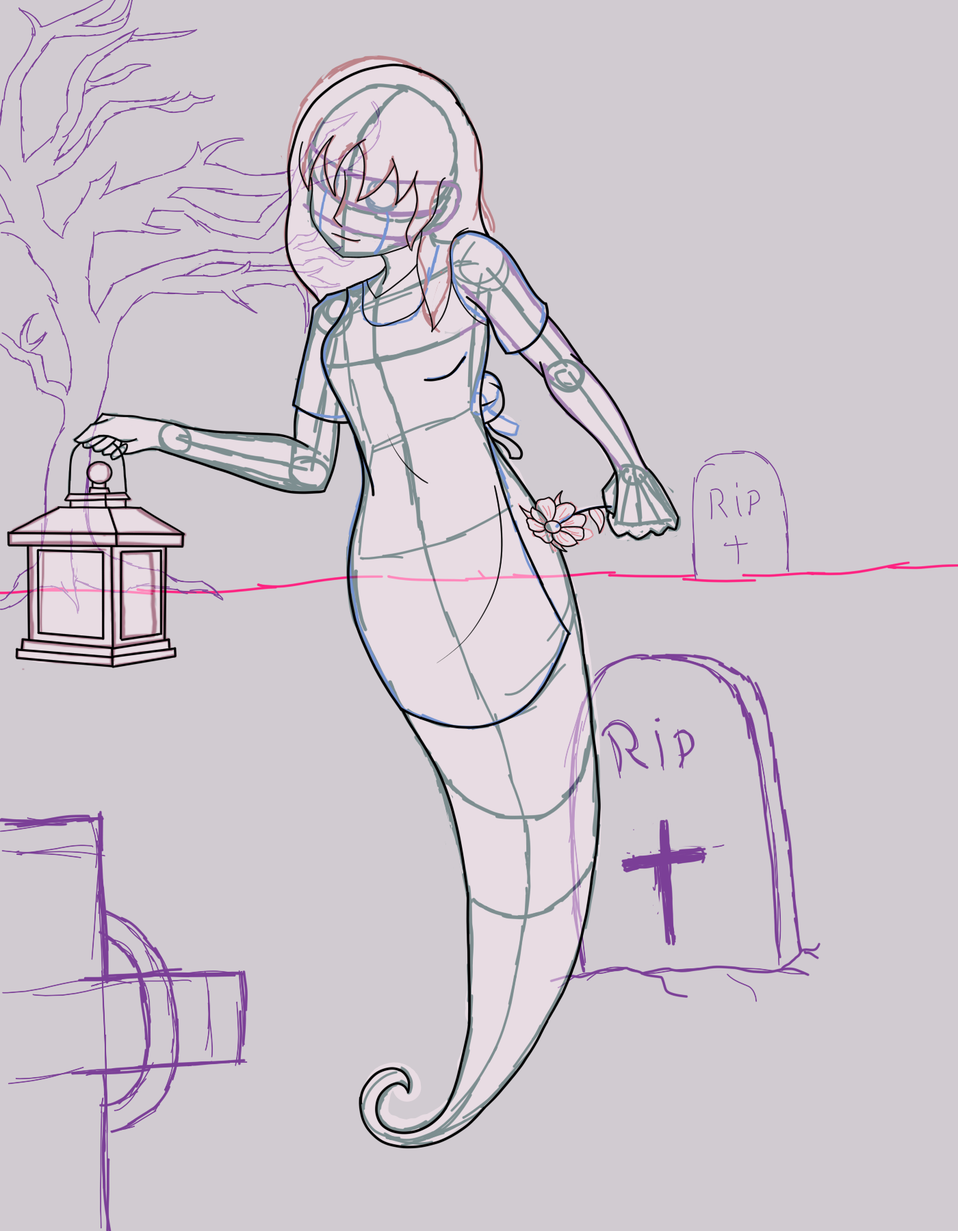
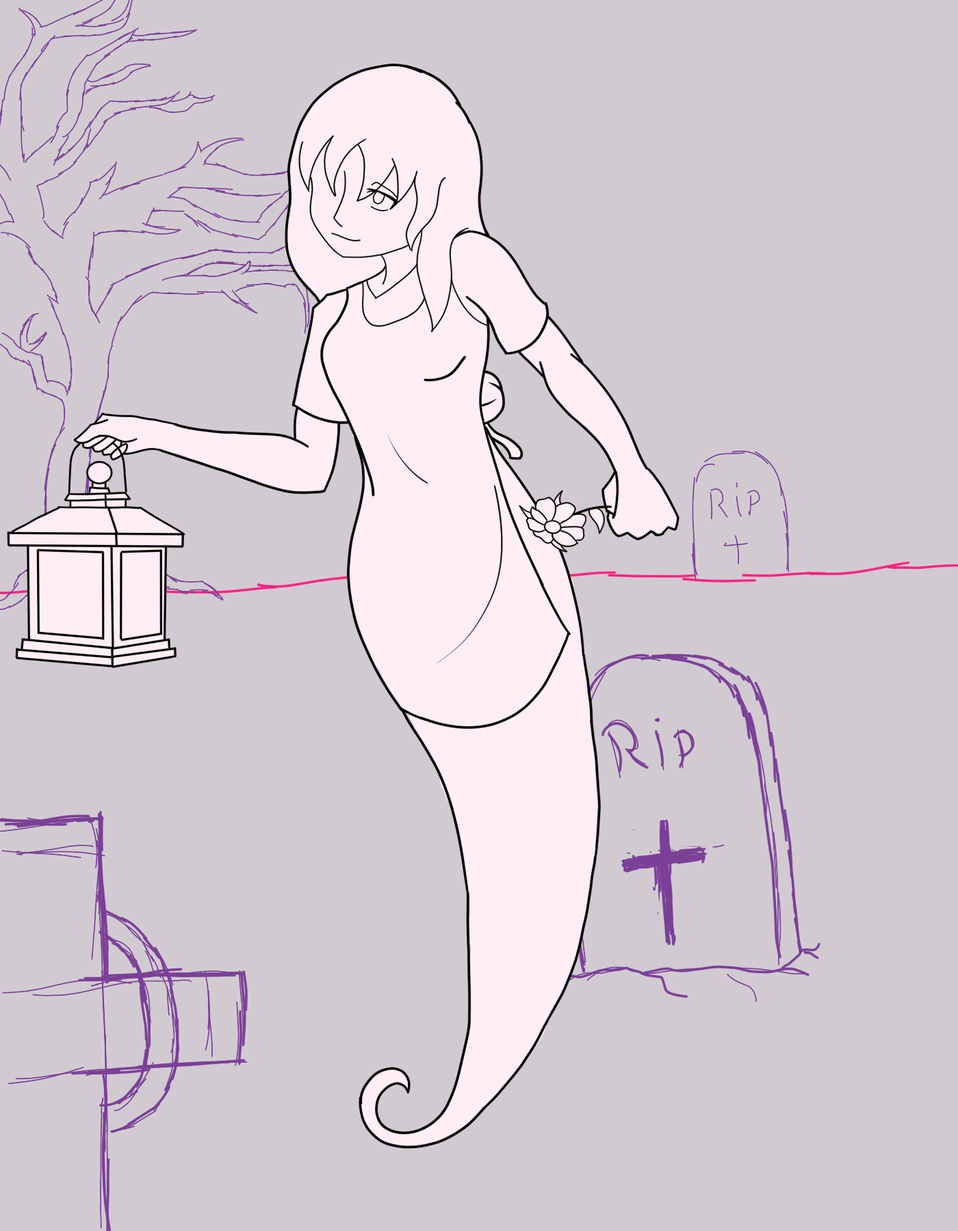
The second (958, 1231) image is a revision of the first. Changes to its layers:
painted on "Paint Layer 9 Merged" over (6, 54, 682, 1147)
renamed "Paint Layer 9" to "eye", painted on it over (350, 131, 438, 219)
added layer "Paint Layer 6" (1st of 2, in "Group 4") in group "Group 4" over (6, 54, 682, 1147)
hid group "Group 5" (6 layers) over (6, 54, 682, 1147)
painted on "Paint Layer 7" over (280, 54, 526, 351)
painted on "Paint Layer 1" over (43, 54, 682, 1147)
painted on "Paint Layer 6" (2nd of 2, in "Group 4" › "Group 5") over (6, 54, 682, 1147)
painted on "Paint Layer 3" over (6, 54, 682, 1147)
